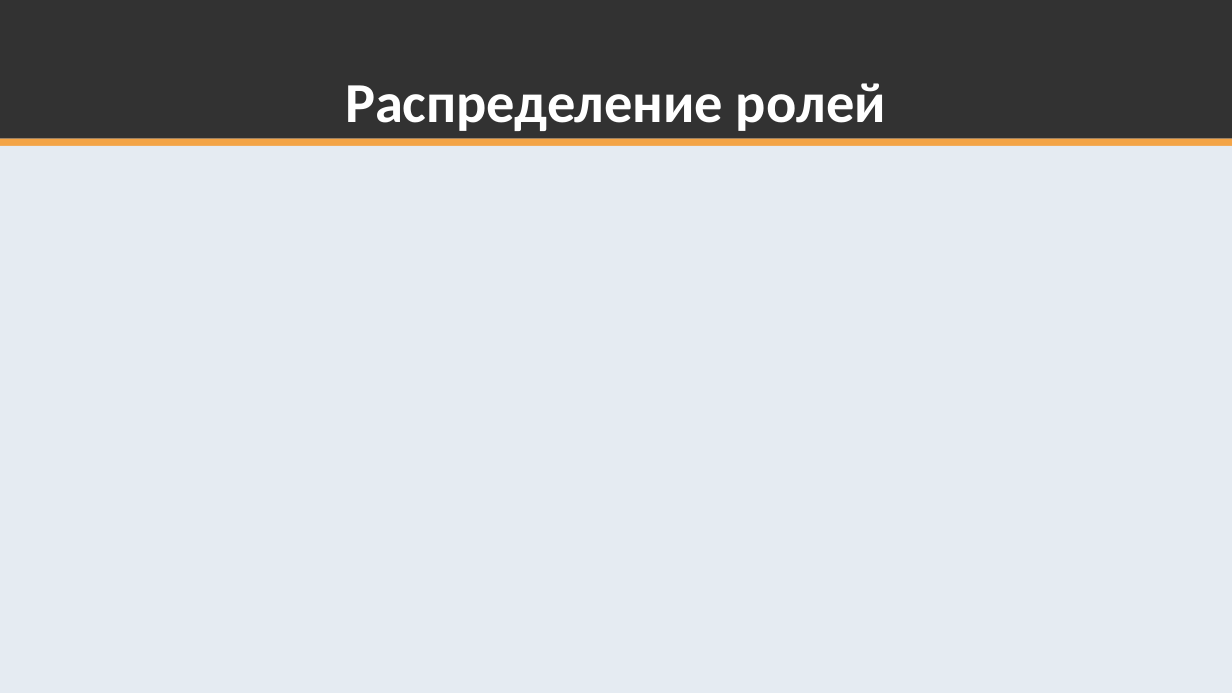
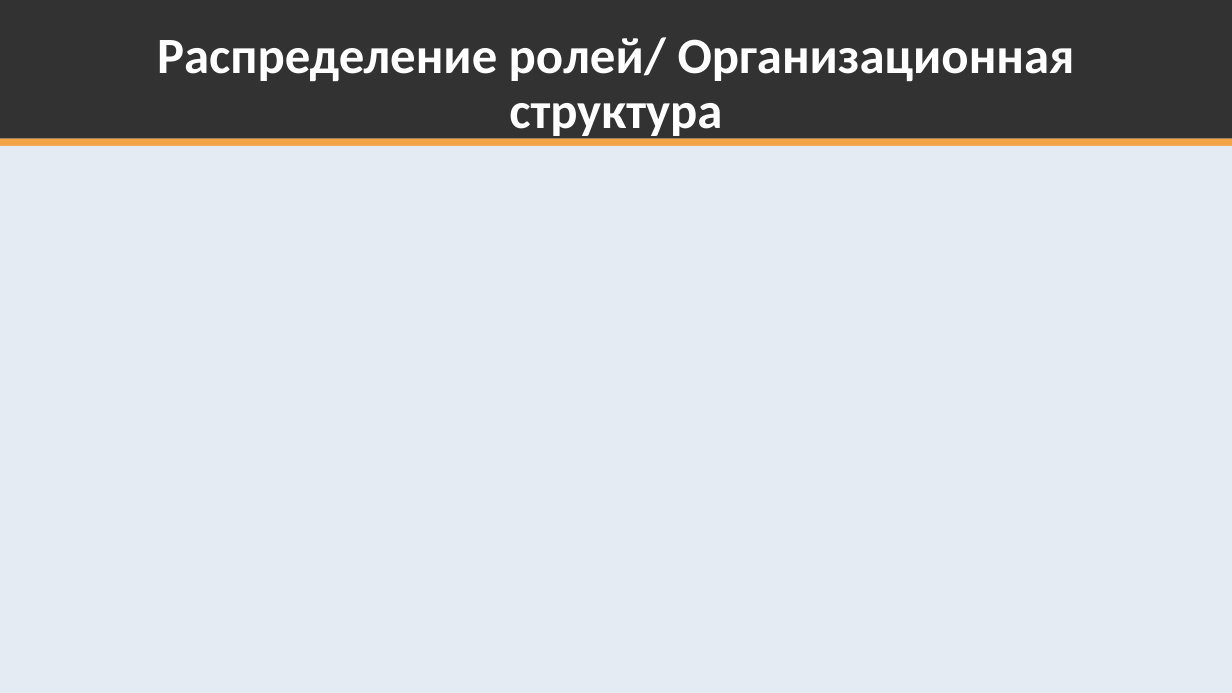
Before and after one commit to K224/TPKS, a slide deck: slide 13 of k224-docs/Servis_po_organizatsii_i_poisku_meropriaty_Par.pptx (slide 10 before the commit). Drawn at 1232x693 pixels with LibreOffice and Linux fonts; fonts in the diff are those of the drawing. Boxes give left, top, right and bottom in pixels: in the first picture for what was removed or moved away, otherwise in the second. Text is boxed around its words. In the diff, an @@ line names an element or a change of style, - is before the commit and + after.

```diff
--- a/k224-docs/Servis_po_organizatsii_i_poisku_meropriaty_Par.pptx
+++ b/k224-docs/Servis_po_organizatsii_i_poisku_meropriaty_Par.pptx
@@ title at [157,37,1075,140]: text changed; size 44 to 39.6 pt @@
-Распределение ролей
+Распределение ролей/ Организационная структура
```
Also in this commit, not shown: 4 other slides changed, 4 slides added, 1 slide removed.
